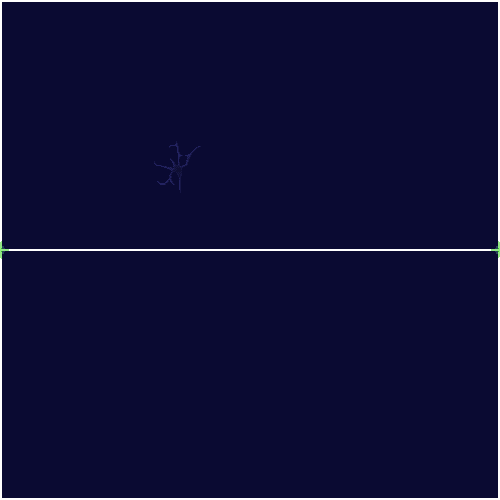
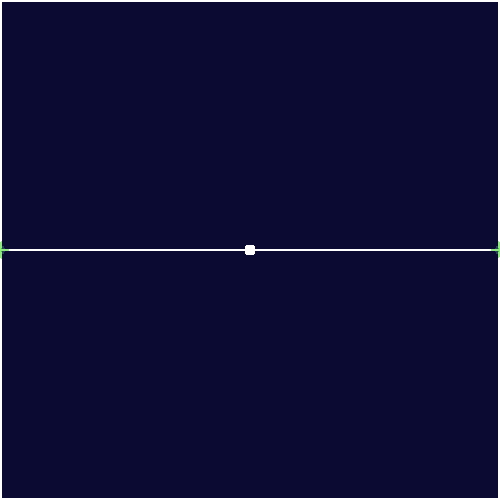
The second 500×500 image is a revision of the first. Changes to its layers:
hid "Layer 4" over (154, 141, 201, 193)
added layer "Layer 6" above "Layer 1" over (245, 245, 255, 255)
